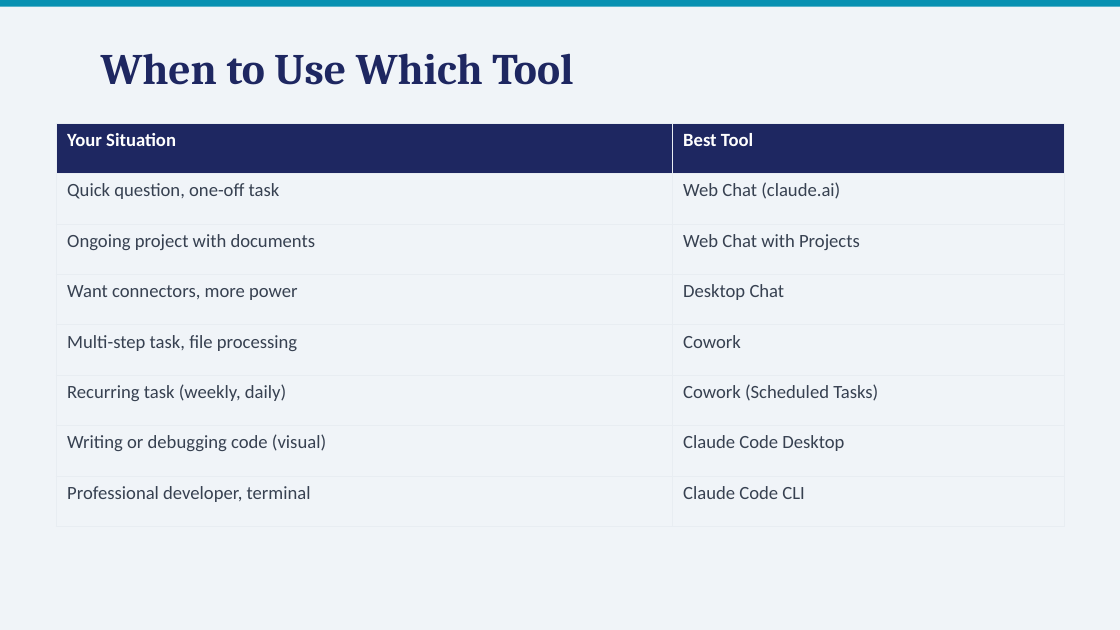
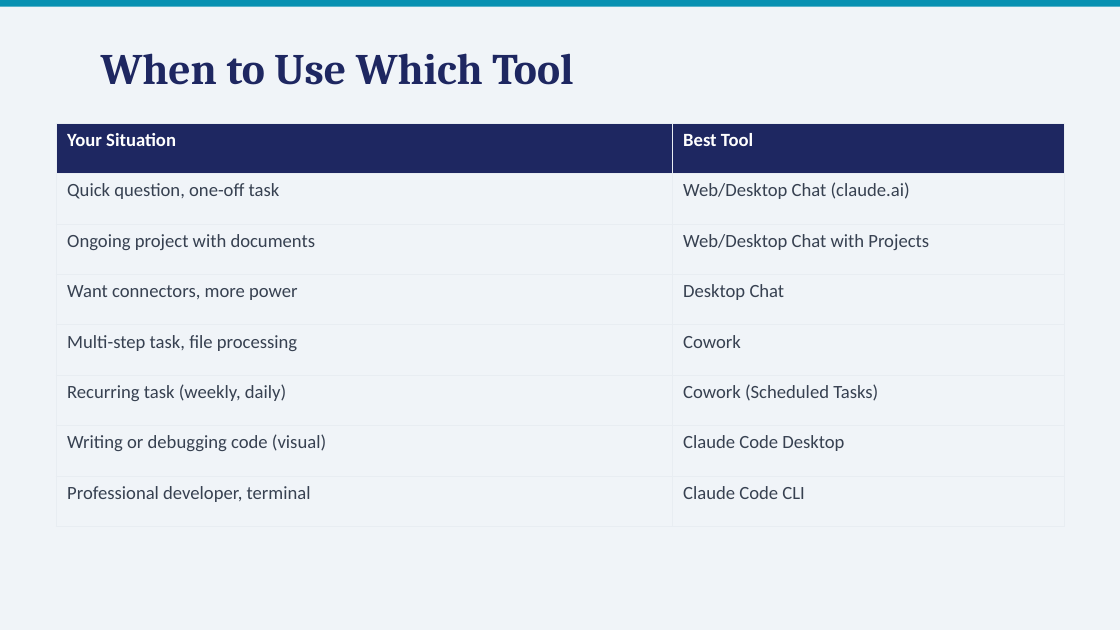
Before and after one commit to TAGarner25/ClaudeSetup, a slide deck: slide 7 of 1 - General Overview/1_Setup/pptx/The Complete Claude Setup Guide.pptx. Drawn at 1120x630 pixels with LibreOffice and Linux fonts; fonts in the diff are those of the drawing. Boxes give left, top, right and bottom in pixels: in the first picture for what was removed or moved away, otherwise in the second. Text is boxed around its words. In the diff, an @@ line names an element or a change of style, - is before the commit and + after.

```diff
--- a/1 - General Overview/1_Setup/pptx/The Complete Claude Setup Guide.pptx
+++ b/1 - General Overview/1_Setup/pptx/The Complete Claude Setup Guide.pptx
@@ table at (56,123,1064,526) @@
-row 2, column 2: Web Chat (claude.ai)
+row 2, column 2: Web/Desktop Chat (claude.ai)
-row 3, column 2: Web Chat with Projects
+row 3, column 2: Web/Desktop Chat with Projects
```
Also in this commit, not shown: 4 other slides changed, 1 other file.
